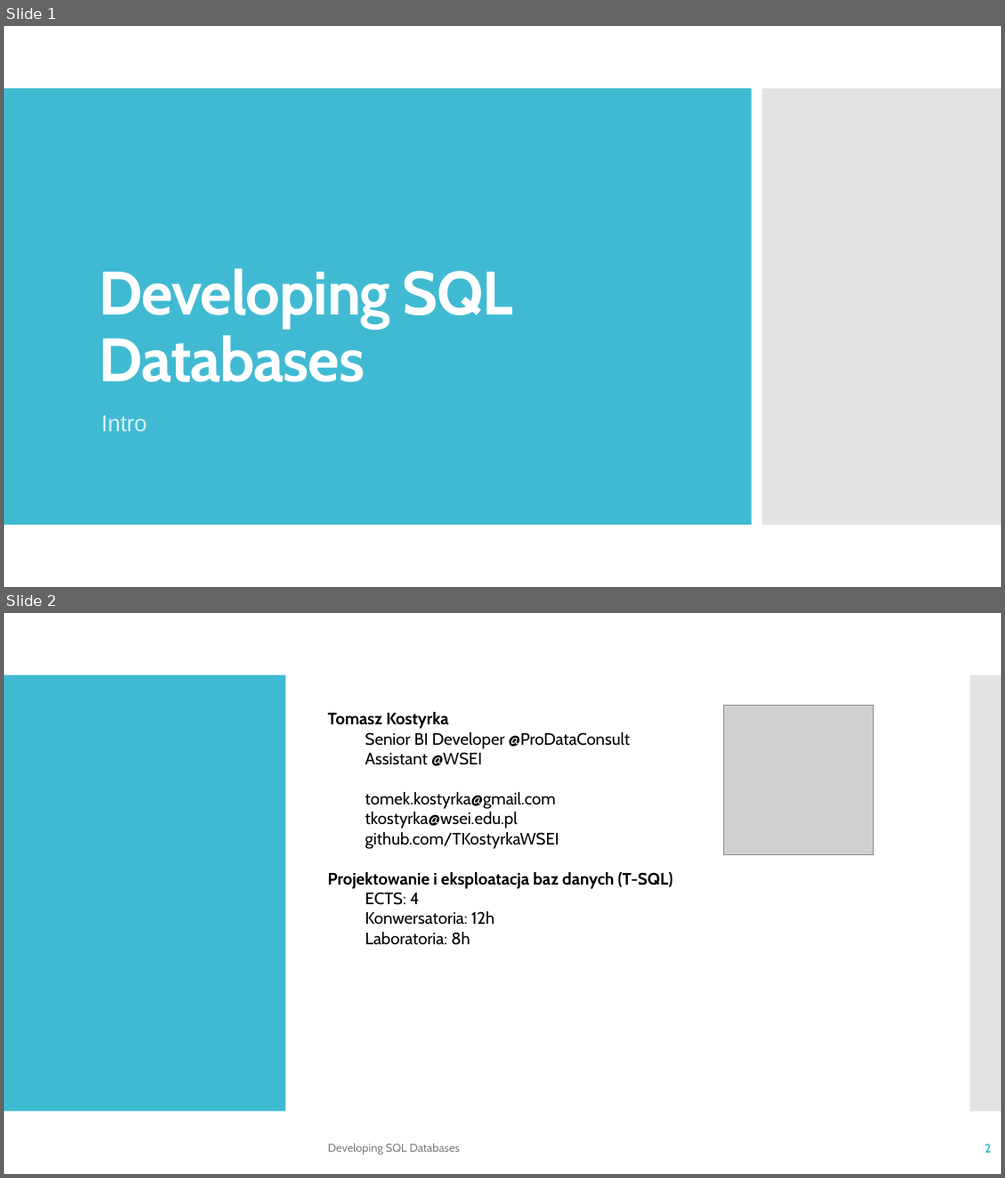
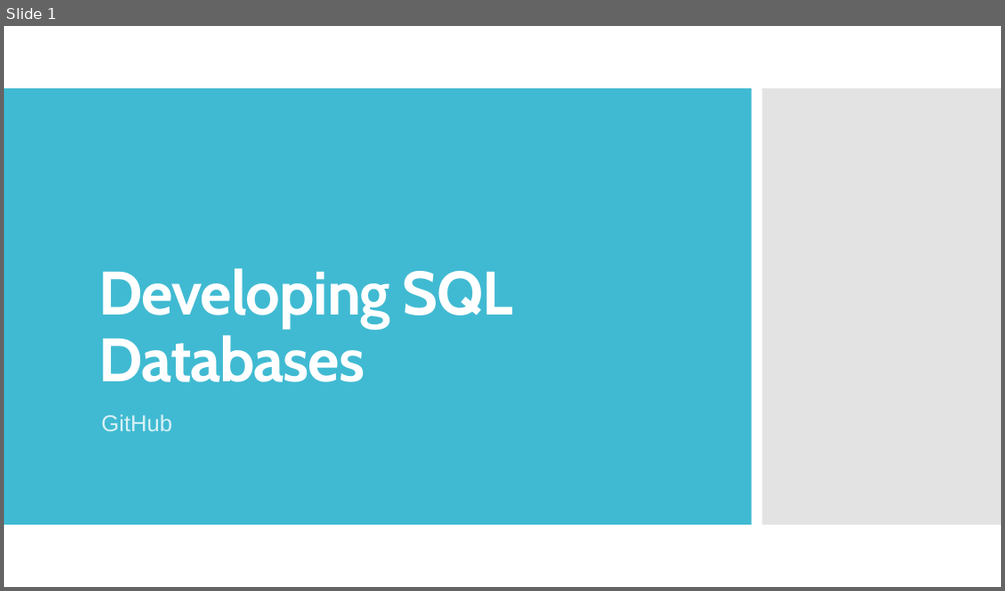
Before and after one commit to TKostyrka/70762DevSQLDB, a slide deck: DEVSQL_00_Intro/DEVSQL_00C_GitHub.pptx. Shown one above the other, each under a label of ours: slides 1 and 2 before the commit, slide 1 after it. The pictures are 1005x1178 and 1005x591 pixels, drawn with LibreOffice and Linux fonts; fonts in the diff are those of the drawing; grey boxes stand for pictures. Boxes give left, top, right and bottom in pixels: in the first picture for what was removed or moved away, otherwise in the second. Text is boxed around its words. In the diff, an @@ line names an element or a change of style, - is before the commit and + after.

```diff
--- a/DEVSQL_00_Intro/DEVSQL_00C_GitHub.pptx
+++ b/DEVSQL_00_Intro/DEVSQL_00C_GitHub.pptx
@@ slide 2 removed at box(4, 613, 1001, 1174), background #FFFFFF @@
@@ rectangle removed at box(4, 675, 286, 1111) @@
@@ rectangle removed at box(971, 675, 1001, 1111) @@
@@ text removed at box(328, 712, 673, 945) @@
-Tomasz Kostyrka
-  Senior BI Developer @ProDataConsult
-  Assistant @WSEI
-  tomek.kostyrka@gmail.com
-  tkostyrka@wsei.edu.pl
-  github.com/TKostyrkaWSEI
-Projektowanie i eksploatacja baz danych (T-SQL)
-  ECTS: 4
-  Konwersatoria: 12h
-  Laboratoria: 8h
@@ picture removed at box(723, 705, 874, 855) @@
@@ text removed at box(328, 1143, 460, 1154) @@
-Developing SQL Databases
@@ page number removed at box(985, 1143, 991, 1152) @@
-2
@@ slide 1 changed as well @@
@@ subtitle at box(101, 414, 172, 431): text changed @@
-Intro
+GitHub
```
Also in this commit, not shown: 2 other slides changed, 23 slides added, 1 other slide removed, 1 other file.
